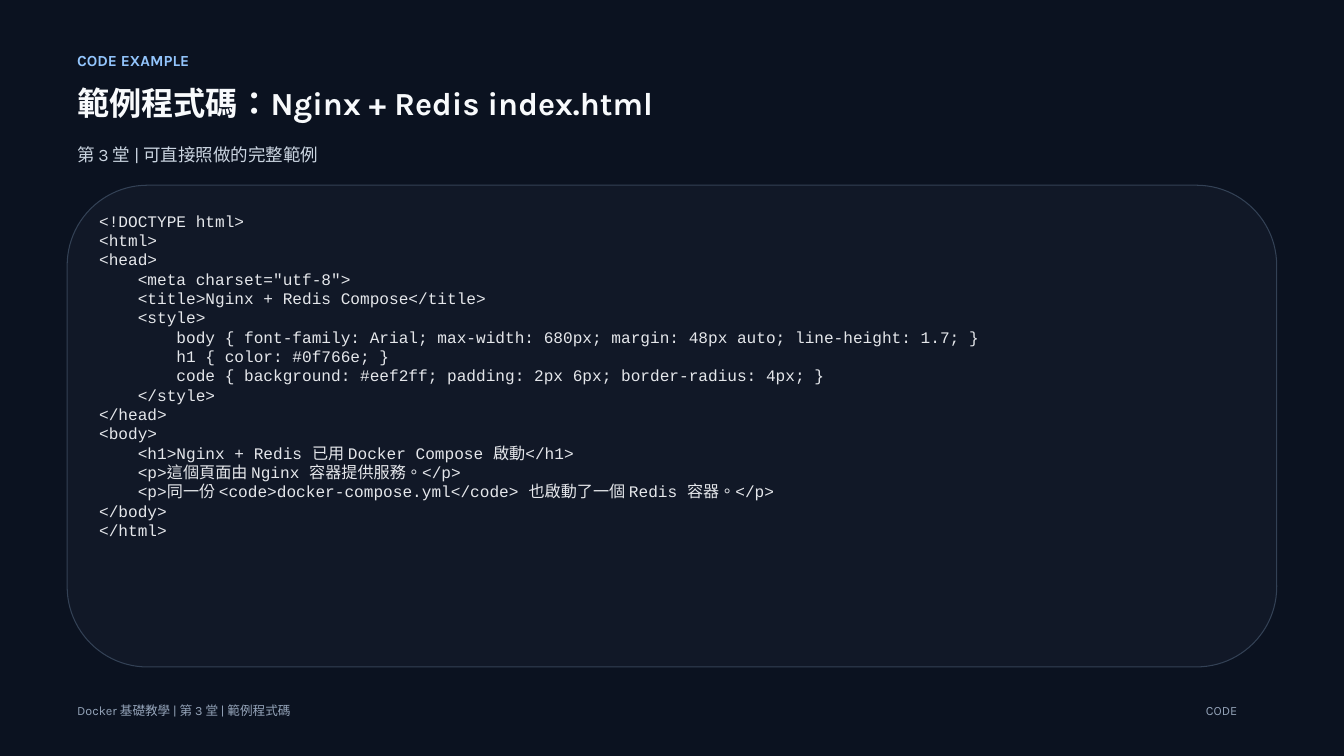
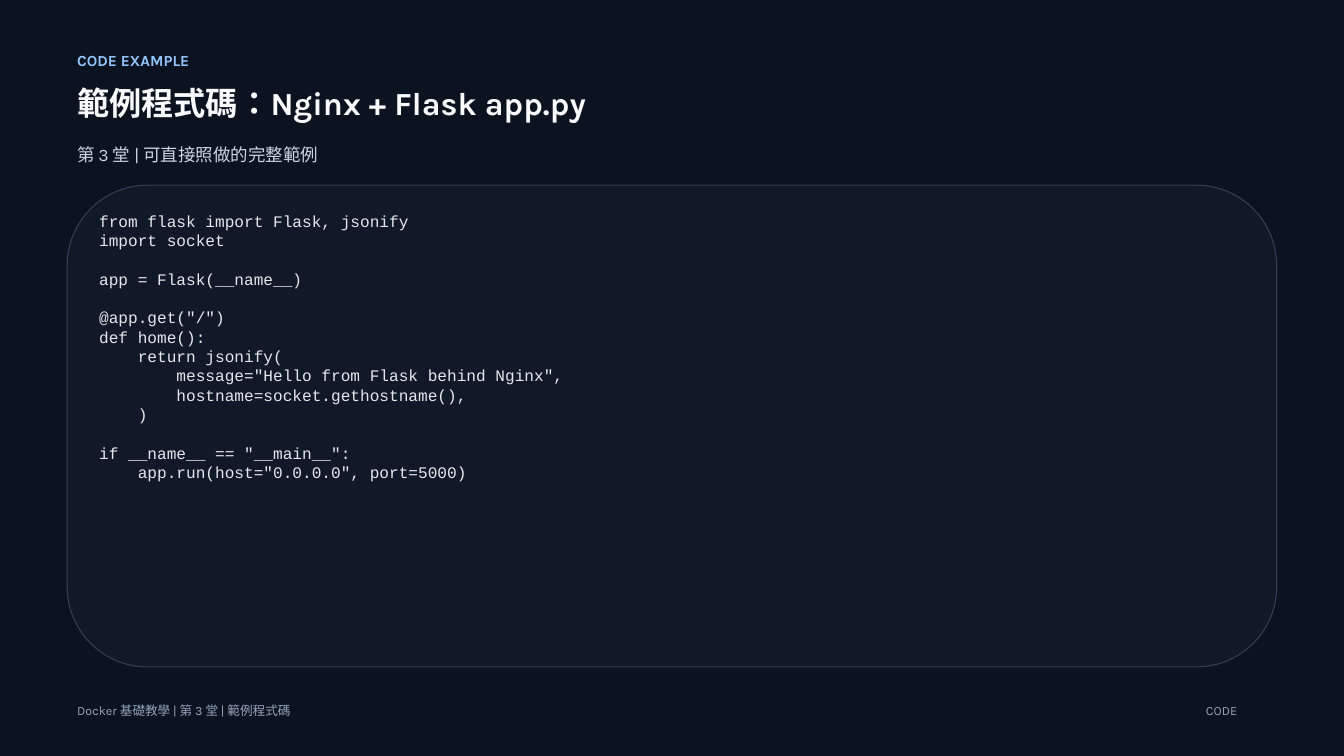
Before and after one commit to lalalalaluk/docker-practice, a slide deck: slide 27 of slides/docker-session3-mysql-compose.pptx. Drawn at 1344x756 pixels with LibreOffice and Linux fonts; fonts in the diff are those of the drawing. Boxes give left, top, right and bottom in pixels: in the first picture for what was removed or moved away, otherwise in the second. Text is boxed around its words. In the diff, an @@ line names an element or a change of style, - is before the commit and + after.

Commit message:
Fix Docker slide PPTX structure

```diff
--- a/slides/docker-session3-mysql-compose.pptx
+++ b/slides/docker-session3-mysql-compose.pptx
@@ text at [77,87,586,123]: text changed @@
-範例程式碼：Nginx + Redis index.html
+範例程式碼：Nginx + Flask app.py
@@ text at [99,215,563,482]: text changed @@
-<!DOCTYPE html>
-<html>
-<head>
-<meta charset="utf-8">
-<title>Nginx + Redis Compose</title>
-<style>
-body { font-family: Arial; max-width: 680px; margin: 48px auto; line-height: 1.7; }
-h1 { color: #0f766e; }
-code { background: #eef2ff; padding: 2px 6px; border-radius: 4px; }
-</style>
-</head>
-<body>
-<h1>Nginx + Redis 已用 Docker Compose 啟動</h1>
-<p>這個頁面由 Nginx 容器提供服務。</p>
-<p>同一份 <code>docker-compose.yml</code> 也啟動了一個 Redis 容器。</p>
-</body>
-</html>
+from flask import Flask, jsonify
+import socket
+app = Flask(__name__)
+@app.get("/")
+def home():
+return jsonify(
+message="Hello from Flask behind Nginx",
+hostname=socket.gethostname(),
+)
+if __name__ == "__main__":
+app.run(host="0.0.0.0", port=5000)
```
Also in this commit, not shown: 11 other slides changed, 4 other files.
